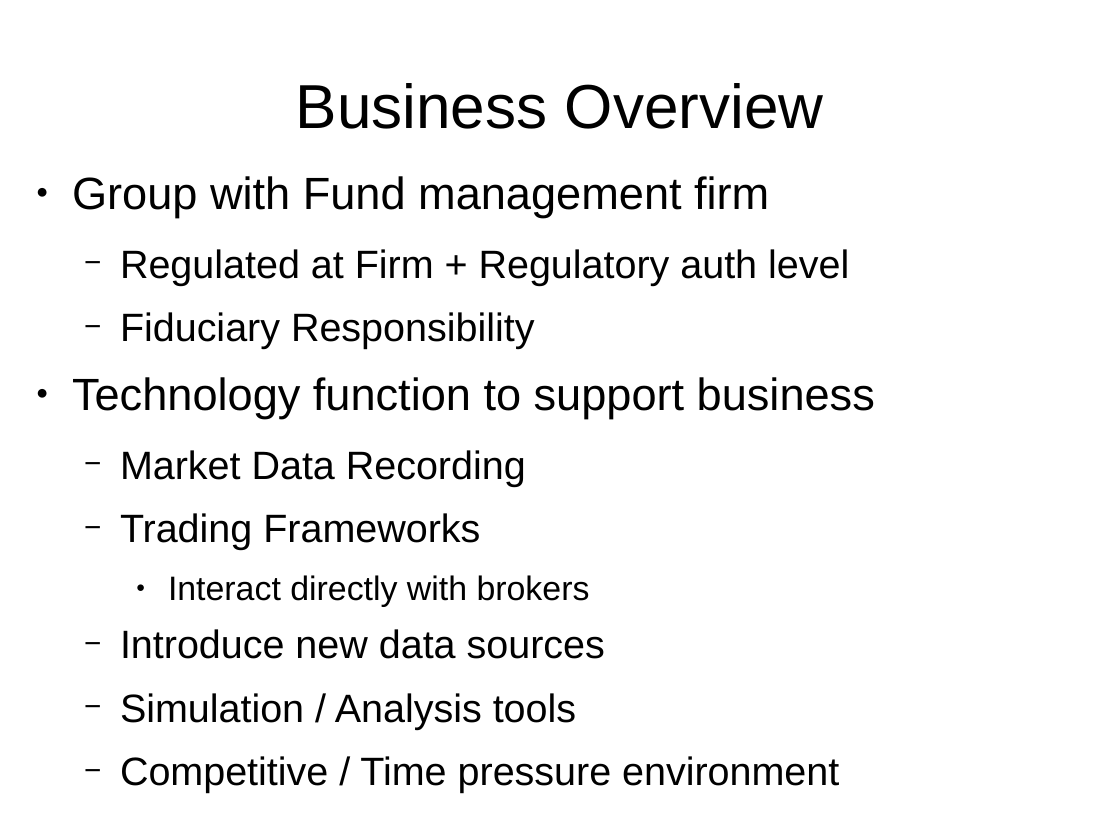
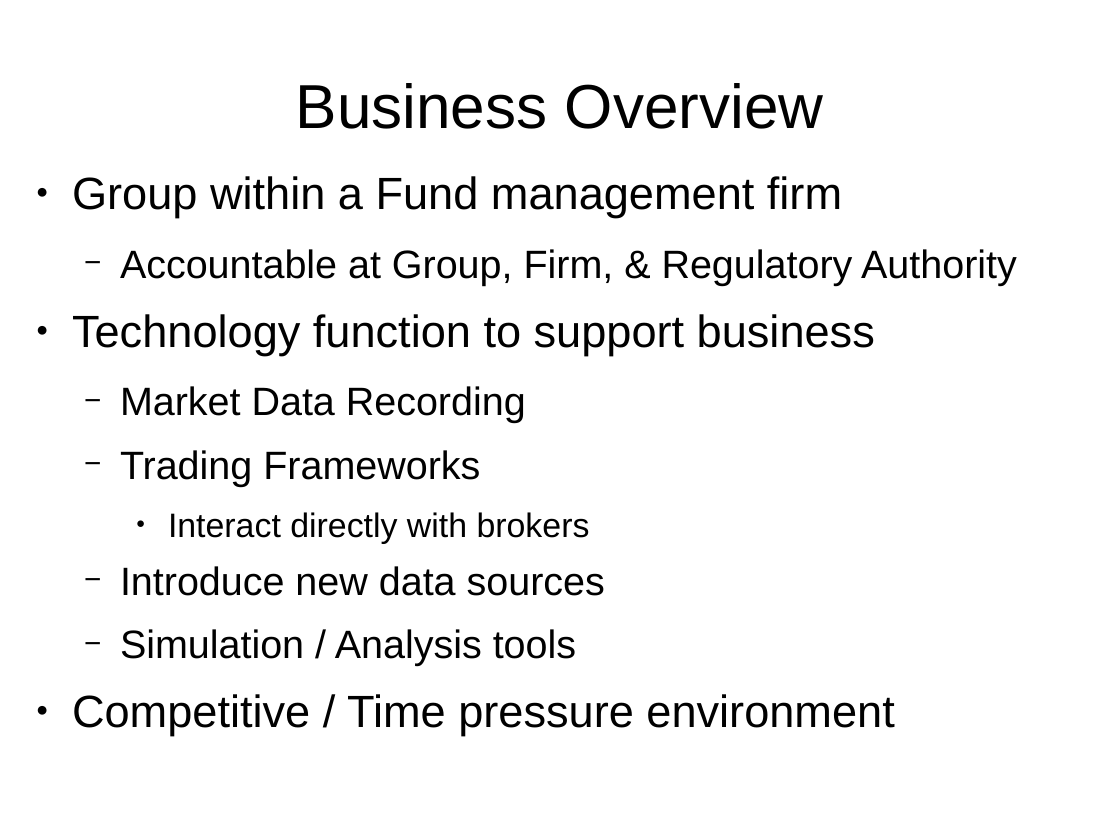
Before and after one commit to smandy/dconf_talk, a slide deck: slide 4 of dconf_iter2.odp. Drawn at 1120x840 pixels with LibreOffice and Linux fonts; fonts in the diff are those of the drawing. Boxes give left, top, right and bottom in pixels: in the first picture for what was removed or moved away, otherwise in the second. Text is boxed around its words. In the diff, an @@ line names an element or a change of style, - is before the commit and + after.

```diff
--- a/dconf_iter2.odp
+++ b/dconf_iter2.odp
@@ text at (x1=72, y1=176, x2=1017, y2=286): text changed @@
-● Group with Fund management firm
-  − Regulated at Firm + Regulatory auth level
-  − Fiduciary Responsibility
+● Group within a Fund management firm
+  − Accountable at Group, Firm, & Regulatory Authority
@@ text at (x1=72, y1=694, x2=894, y2=736): size 28 to 32 pt in "Competitive / Time pressure environment"; bullet − to ●; list level 2 to 1 in "Competitive / Time pressure environment" @@
```
Also in this commit, not shown: 7 other slides changed, 2 slides added.
